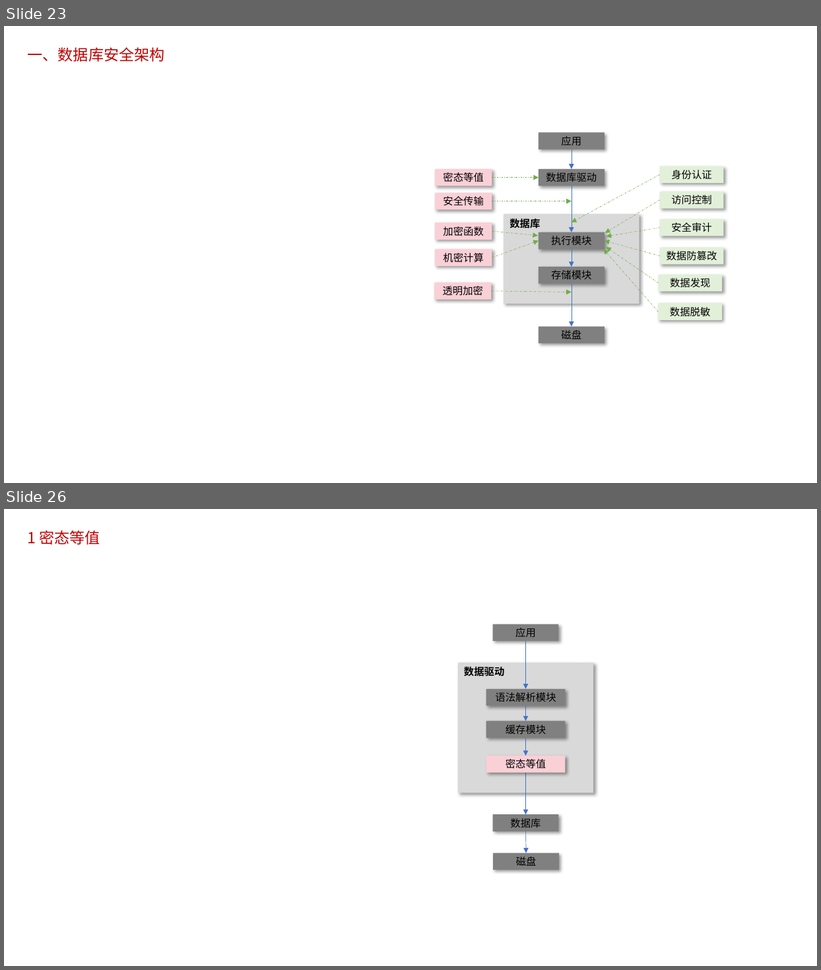
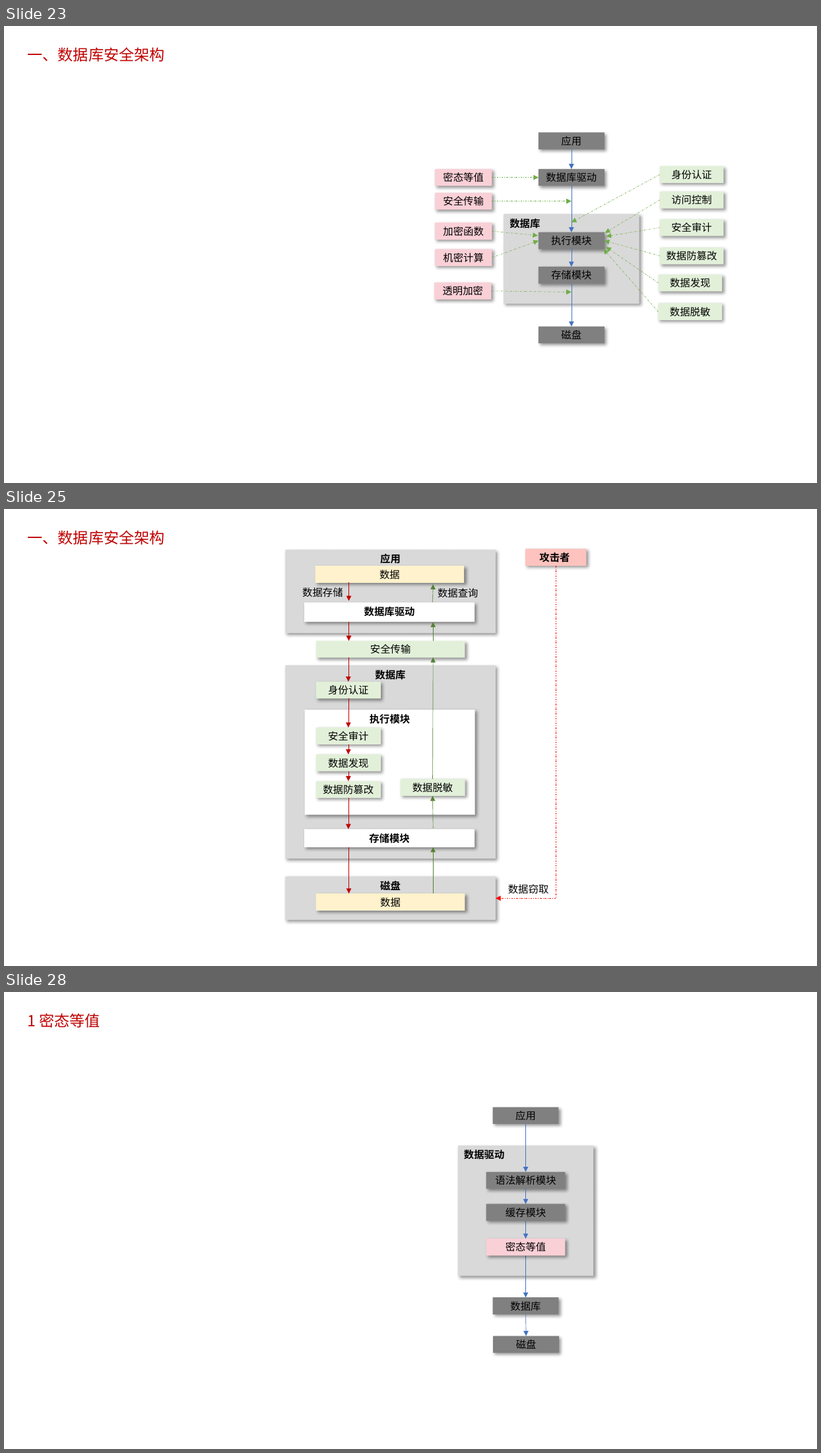
Before and after one commit to poorkk/lorand, a slide deck: source/doc/数据库安全.pptx. Shown one above the other, each under a label of ours: slides 23 and 26 before the commit, slides 23, 25 and 28 after it; the slides between them are not shown. The pictures are 821x970 and 821x1453 pixels, drawn with LibreOffice and Linux fonts; fonts in the diff are those of the drawing. Boxes give left, top, right and bottom in pixels: in the first picture for what was removed or moved away, otherwise in the second. Text is boxed around its words. In the diff, an @@ line names an element or a change of style, - is before the commit and + after.

```diff
--- a/source/doc/数据库安全.pptx
+++ b/source/doc/数据库安全.pptx
@@ slide 25 added at bbox=[4, 509, 817, 966], background #FFFFFF @@
@@ text added at bbox=[28, 530, 165, 545], 18 pt, text #C00000 @@
+一、数据库安全架构
@@ rectangle added at bbox=[285, 550, 496, 634], fill #D9D9D9, 12 pt, text #000000, bold @@
+应用
@@ rectangle added at bbox=[315, 566, 464, 583], fill #FFF2CC, 12 pt, text #000000 @@
+数据
@@ elbow arrow added from (556, 566) to (496, 899), #FF0000 0.5 pt dashed @@
@@ rectangle added at bbox=[525, 549, 587, 566], fill #FEC3BE, 12 pt, text #000000, bold @@
+攻击者
@@ text added at bbox=[302, 588, 343, 597], 12 pt, text #000000 @@
+数据存储
@@ arrow added from (349, 582) to (349, 601), #C00000 0.5 pt @@
@@ arrow added from (433, 602) to (434, 585), #548235 0.5 pt @@
@@ rectangle added at bbox=[305, 602, 475, 622], fill #FFFFFF, 12 pt, text #000000, bold @@
+数据库驱动
@@ text added at bbox=[438, 588, 479, 597], 12 pt, text #000000 @@
+数据查询
@@ arrow added from (349, 622) to (349, 641), #C00000 0.5 pt @@
@@ arrow added from (434, 641) to (434, 623), #548235 0.5 pt @@
@@ rectangle added at bbox=[316, 641, 465, 658], fill #E2F0D9, 12 pt, text #000000 @@
+安全传输
@@ rectangle added at bbox=[285, 666, 496, 859], fill #D9D9D9, 12 pt, text #000000, bold @@
+数据库
@@ arrow added from (349, 657) to (349, 682), #C00000 0.5 pt @@
@@ arrow added from (433, 779) to (434, 657), #548235 0.5 pt @@
@@ rectangle added at bbox=[316, 682, 381, 698], fill #E2F0D9, 12 pt, text #000000 @@
+身份认证
@@ arrow added from (349, 698) to (349, 728), #C00000 0.5 pt @@
@@ rectangle added at bbox=[305, 710, 475, 815], fill #FFFFFF, 12 pt, text #000000, bold @@
+执行模块
@@ rectangle added at bbox=[316, 728, 381, 745], fill #E2F0D9, 12 pt, text #000000 @@
+安全审计
@@ arrow added from (349, 745) to (349, 755), #C00000 0.5 pt @@
@@ rectangle added at bbox=[316, 755, 381, 772], fill #E2F0D9, 12 pt, text #000000 @@
+数据发现
@@ rectangle added at bbox=[316, 782, 381, 799], fill #E2F0D9, 12 pt, text #000000 @@
+数据防篡改
@@ arrow added from (349, 771) to (349, 782), #C00000 0.5 pt @@
@@ rectangle added at bbox=[401, 779, 465, 796], fill #E2F0D9, 12 pt, text #000000 @@
+数据脱敏
@@ arrow added from (349, 798) to (349, 829), #C00000 0.5 pt @@
@@ arrow added from (434, 828) to (433, 796), #548235 0.5 pt @@
@@ rectangle added at bbox=[305, 829, 475, 848], fill #FFFFFF, 12 pt, text #000000, bold @@
+存储模块
@@ arrow added from (349, 848) to (349, 894), #C00000 0.5 pt @@
@@ arrow added from (434, 894) to (434, 848), #548235 0.5 pt @@
@@ rectangle added at bbox=[285, 877, 496, 920], fill #D9D9D9, 12 pt, text #000000, bold @@
+磁盘
@@ text added at bbox=[508, 885, 549, 894], 12 pt, text #000000 @@
+数据窃取
@@ rectangle added at bbox=[316, 894, 465, 911], fill #FFF2CC, 12 pt, text #000000 @@
+数据
@@ what was slide 26 is now slide 28 @@
```
Also in this commit, not shown: 1 slide changed, 1 other slide added, 1 other file.
